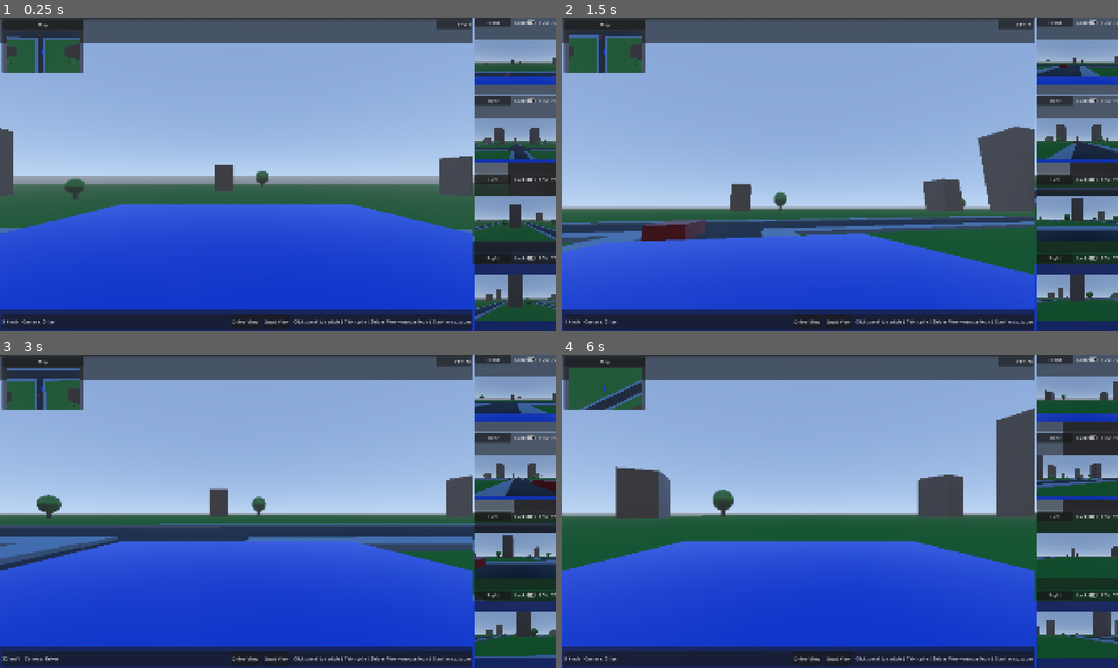
Above: before the commit, frames 1-4 (two rows, left to right).
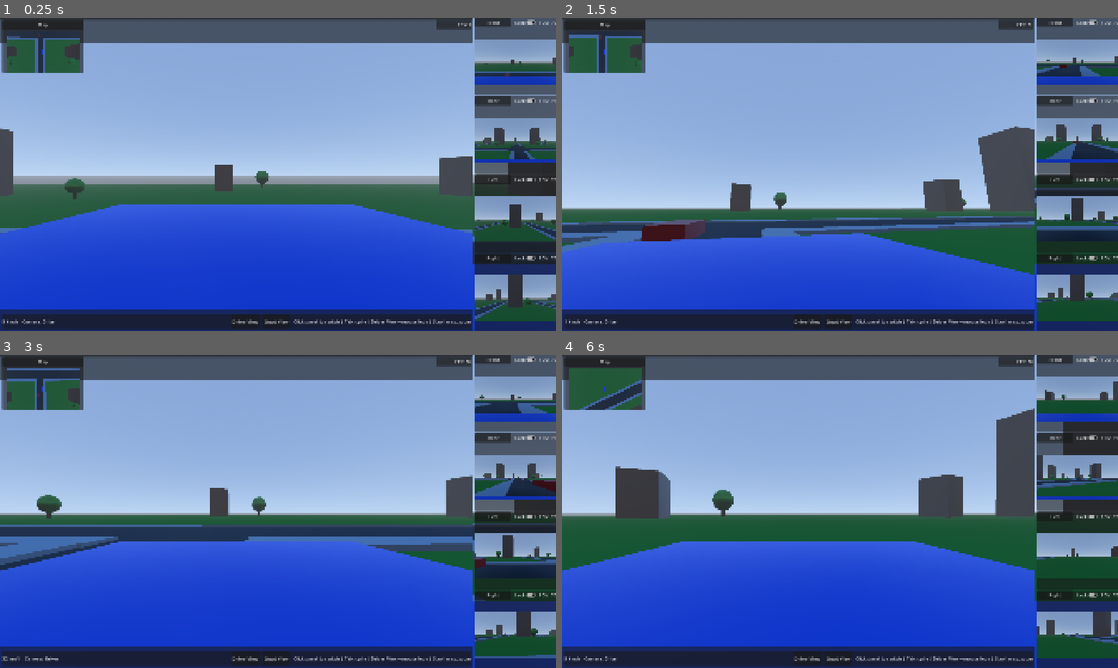
Above: after the commit, the same moments.

Repository: barakooda/simple_godot_car_simulation
Game: Godot game, scene res://scenes/main/main.tscn
The game is run twice, just before and just after one commit, with the same random seed, the same clock (stepped at 60 frames per second) and the same inputs.
Inputs (mouse positions are in pixels of both pictures, inside the frame that each line leads up to):
- Up to frame 1 (0.25 s): no input
- Up to frame 2 (1.5 s): click (801, 18) at 0.52 s; drag from (801, 174) to (895, 105) at 1.27 s
- Up to frame 3 (3 s): move the mouse to (250, 511) at 2.02 s; hold W (move_forward) 2.03-2.78 s; tap Tab at 2.1 s; move the mouse to (116, 433) at 2.77 s; hold D (steer_right) from 2.78 s (still down); hold Backspace (toggle_camera_layout) from 2.78 s (still down); click (116, 433) at 2.92 s
- Up to frame 4 (6 s): move the mouse to (834, 517) at 3.52 s; release D (steer_right) at 3.53 s; release Backspace (toggle_camera_layout) at 3.53 s; hold W (move_forward) 3.53-4.25 s; tap Tab at 3.6 s; click (834, 517) at 3.67 s; drag from (917, 433) to (867, 511) at 4.27 s; drag from (678, 589) to (756, 433) at 5.02 s; move the mouse to (917, 589) at 5.77 s; hold Space (brake) from 5.78 s (still down); hold Backspace (toggle_camera_layout) from 5.78 s (still down); click (917, 589) at 5.92 s

The runs differ from the first frame. In frame 1, less than 0.1% of the frame differs, in the area x 0-83%, y 35-70%; in frame 2, 1.0%, in the area x 0-85%, y 34-82%; in frame 3, 0.8%; in frame 4, 0.2%.

Commit message:
Increase driver camera feed resolution

Diff:
--- a/scripts/cameras/vehicle_camera_rig.gd
+++ b/scripts/cameras/vehicle_camera_rig.gd
@@ -5,6 +5,8 @@
 @export var side_fov: float = 70.0
 @export var aerial_fov: float = 55.0
 @export var driver_fov: float = 72.0
+@export var feed_resolution: Vector2i = Vector2i(640, 360)
+@export var driver_feed_resolution: Vector2i = Vector2i(1280, 720)
 @export var driver_look_limit_deg: float = 80.0
 @export var driver_pitch_limit_deg: float = 55.0
 @export var driver_mouse_sensitivity: float = 0.12
@@ -52,7 +54,7 @@
 	viewport.disable_3d = false
 	viewport.render_target_update_mode = SubViewport.UPDATE_ALWAYS
 	viewport.msaa_3d = Viewport.MSAA_DISABLED
-	viewport.size = Vector2i(640, 360)
+	viewport.size = driver_feed_resolution if key == "driver" else feed_resolution
 
 	var feed_camera := Camera3D.new()
 	feed_camera.name = "%sFeedCamera" % key.capitalize()
Not shown, changed: docs/work_log.md
